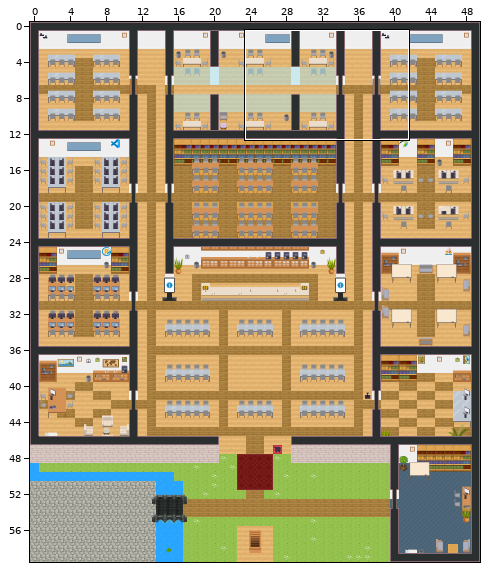
An edit to a level. Tiled map (JSON), mapExecution.tmj. Above: a wide view before the commit, with the close-up outlined.
Close-up. Before:
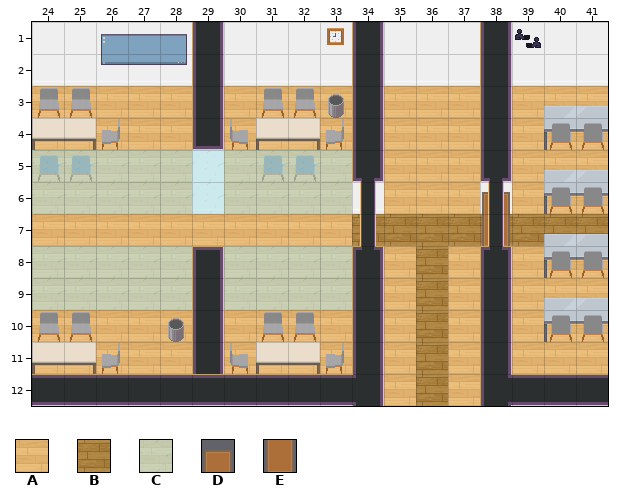
Cells are 32x32 px. Shown: x 24..41, y 1..12. The commit also changed other parts of the map, which this record leaves out.
Key: from "Chunk 1": A 44, B 45, C 156, D 197, E 198.
_ is an empty cell, # one hidden under a higher layer.
Layers that did not change in this view are not listed.
Layer "floor/floor1" before, first column x 24:
 1 ##################
 2 ##################
 3 AAAAA#AAAA#AAA#AAA
 4 AAAAA#AAAA#AAA#AAA
 5 AAAAA#AAAA#AAA#AAA
 6 AAAAA#AAAA#AAA#AAA
 7 AAAAAAAAAABBB###BB
 8 AAAAA#AAAA#AB###AA
 9 AAAAA#AAAA#ABA#AAA
10 AAAAA#AAAA#ABA#AAA
11 AAAAA#AAAA#ABA#AAA
12 ###########ABA####
Layer "walls/wallsGlass" before, first column x 24:
 1 __________________
 2 __________________
 3 __________________
 4 __________________
 5 __________________
 6 CCCCCCCCCC________
 7 __________________
 8 __________________
 9 CCCCC_CCCC________
10 __________________
11 __________________
12 __________________
The same view after the edit:
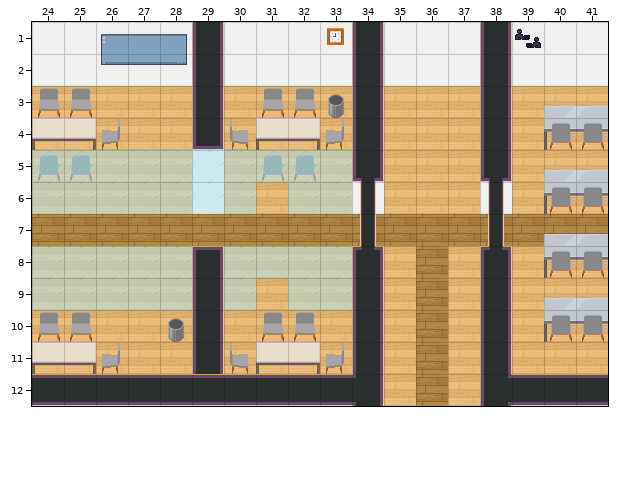
See-through tiles are keyed as they look on the map.
Difference:
{"where": "layer \"floor/floor1\""}
{"y":7,"x":24,"old":"AAAAAAAAAA","new":"BBBBBBBBBB"}
{"where": "layer \"walls/wallsGlass\""}
{"y":6,"x":31,"old":"C","new":"_"}
{"y":9,"x":31,"old":"C","new":"_"}
{"where": "layer \"doorsteps/studyRoomOutsideStep\" (removed)"}
{"y":7,"x":38,"old":"B","new":"_"}
{"where": "layer \"door/studyRoomClose\" (removed)"}
{"y":6,"x":38,"old":"D","new":"_"}
{"y":7,"x":38,"old":"E","new":"_"}
{"label":"changed","picture_box":[32,182,352,246]}
{"label":"removed","picture_box":[482,192,510,246]}
{"label":"removed","picture_box":[256,278,288,310]}
